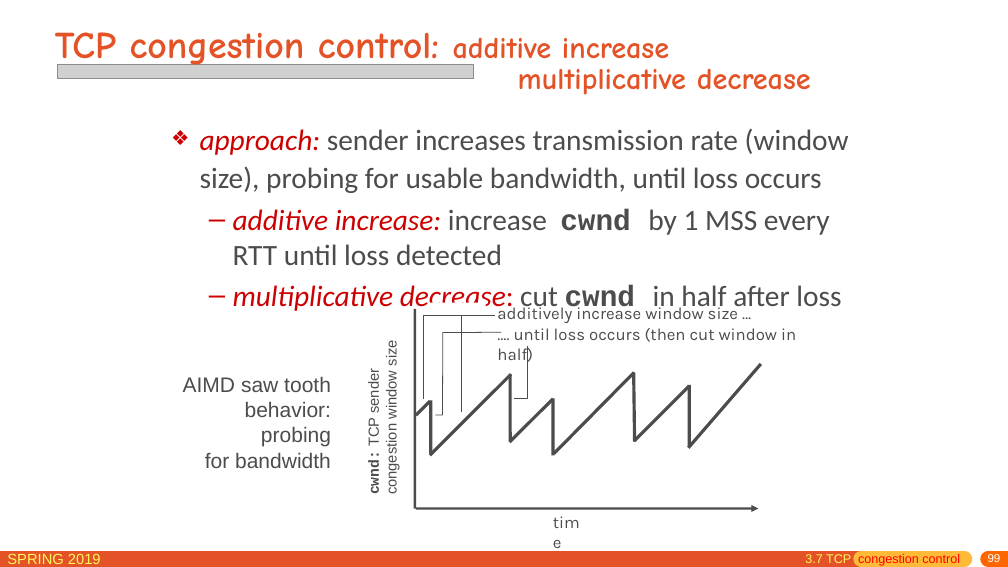
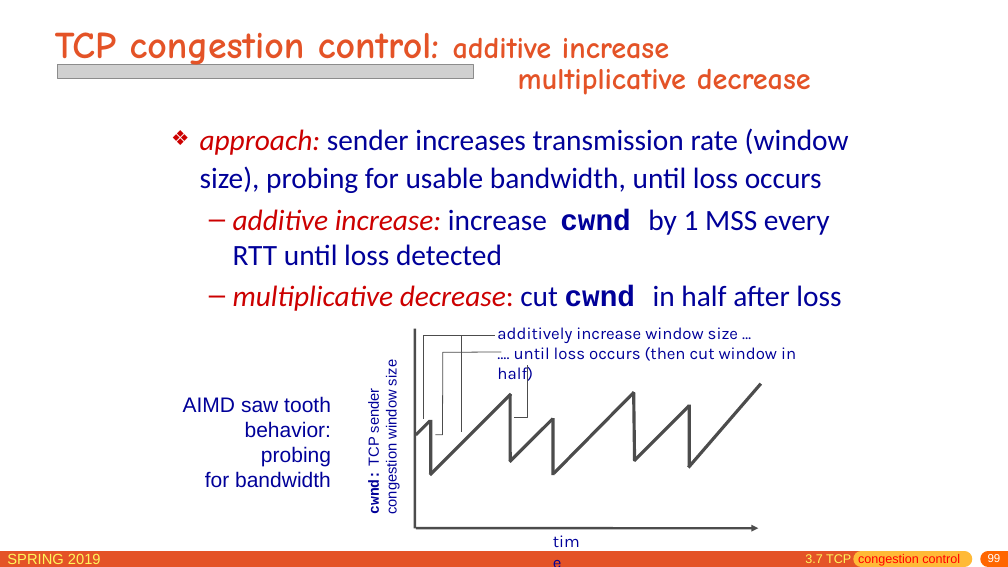
Before and after one commit to jichenghu/PPT_networkDistributed, a slide deck: slide 99 of chapter3.pptx. Drawn at 1008x567 pixels with LibreOffice and Linux fonts; fonts in the diff are those of the drawing; grey boxes stand for pictures. Boxes give left, top, right and bottom in pixels: in the first picture for what was removed or moved away, otherwise in the second. Text is boxed around its words. In the diff, an @@ line names an element or a change of style, - is before the commit and + after.

```diff
--- a/chapter3.pptx
+++ b/chapter3.pptx
@@ text "approach: sender increases transmission rate ..." at <box>200,128,849,311</box>: text colour #4C4C4C to #000099 in "sender increases transmission rate (window size), probing ...", "increase cwnd by 1 MSS every RTT ...", "cut cwnd in half after loss" @@
@@ text colour #4C4C4C to #000099 in 4 elements at <box>361,351,404,522</box>, <box>497,327,796,361</box>, <box>545,528,593,556</box>, <box>183,396,331,488</box> @@
@@ 12 lines, 4 freeform shapes, 3 texts, 2 rectangles, 1 arrow: place and size @@
-12 lines, 4 freeform shapes, 3 texts, 2 rectangles, 1 arrow at <box>183,302,796,536</box>
+12 lines, 4 freeform shapes, 3 texts, 2 rectangles, 1 arrow at <box>183,322,796,556</box>
```
Also in this commit, not shown: 5 other slides changed.
